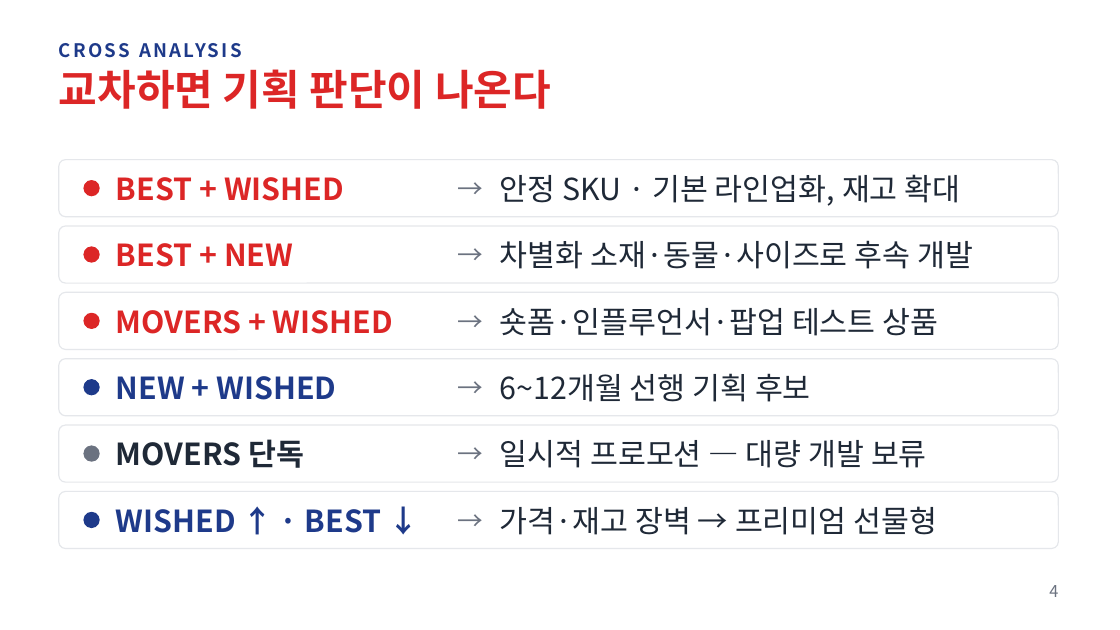
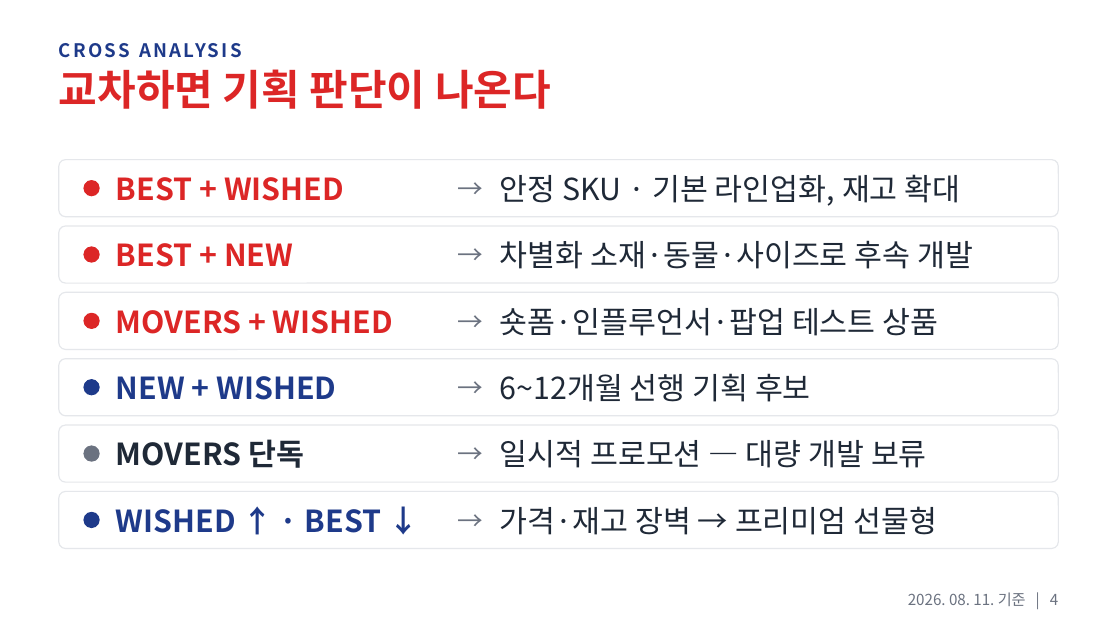
Before and after one commit to JOHENRIM/notion, a slide deck: slide 4 of reports/Aurora_Amazon_Plush_Ranking_Analysis.pptx. Drawn at 1120x630 pixels with LibreOffice and Linux fonts; fonts in the diff are those of the drawing. Boxes give left, top, right and bottom in pixels: in the first picture for what was removed or moved away, otherwise in the second. Text is boxed around its words. In the diff, an @@ line names an element or a change of style, - is before the commit and + after.

```diff
--- a/reports/Aurora_Amazon_Plush_Ranking_Analysis.pptx
+++ b/reports/Aurora_Amazon_Plush_Ranking_Analysis.pptx
@@ text at <box>908,592,1058,606</box>: text changed; size 14 to 13 pt @@
-4
+2026. 08. 11. 기준 | 4
```
Also in this commit, not shown: 8 other slides changed, 1 other file.
